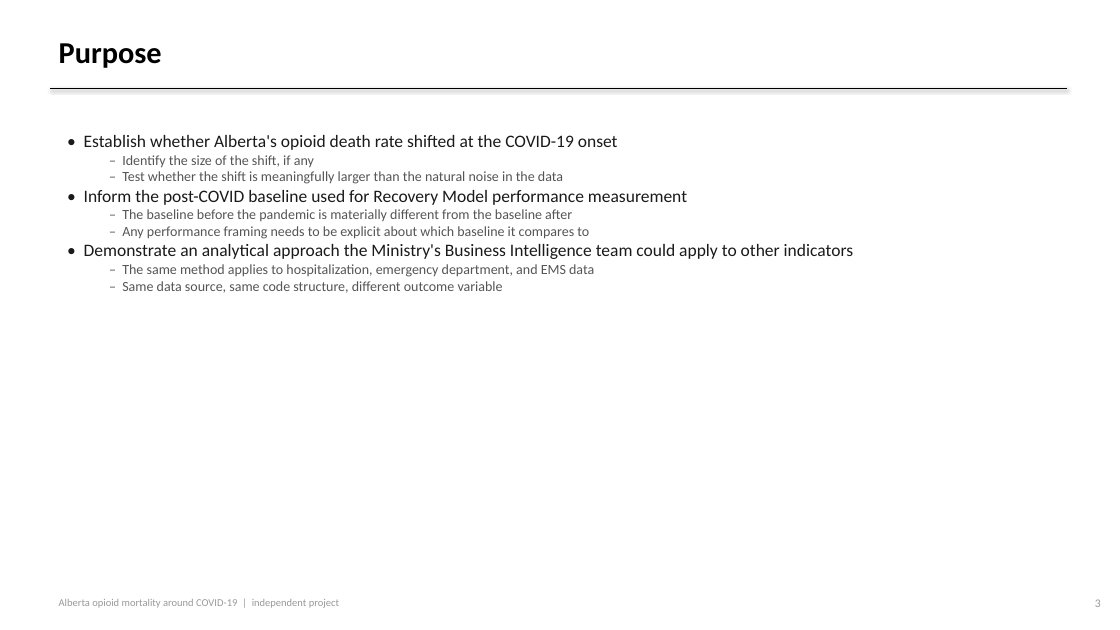
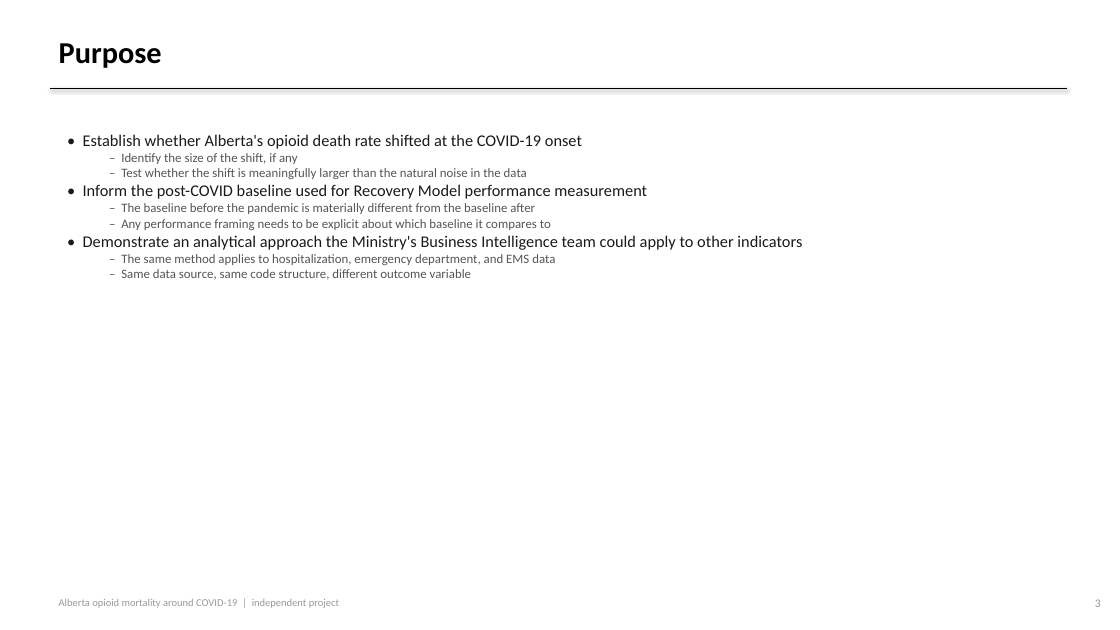
Before and after one commit to Adilbek123/alberta-substance-use-trends, a slide deck: slide 3 of slides.pptx. Drawn at 1120x630 pixels with LibreOffice and Linux fonts; fonts in the diff are those of the drawing. Boxes give left, top, right and bottom in pixels: in the first picture for what was removed or moved away, otherwise in the second. Text is boxed around its words. In the diff, an @@ line names an element or a change of style, - is before the commit and + after.

```diff
--- a/slides.pptx
+++ b/slides.pptx
@@ text "• Establish whether Alberta's opioid ..." at bbox=[83, 134, 802, 280]: size 15 to 14 pt in "• Establish whether Alberta's opioid death rate ...", "• Inform the post-COVID baseline used for ...", "• Demonstrate an analytical approach the Ministry's ..."; size 12 to 11 pt in "– Identify the size of the shift, ...", "– Test whether the shift is meaningfully ...", "– The baseline before the pandemic is ...", "– Any performance framing needs to be ..." and 2 more places @@
```
Also in this commit, not shown: 6 other slides changed, 1 slide added, 4 other files.
